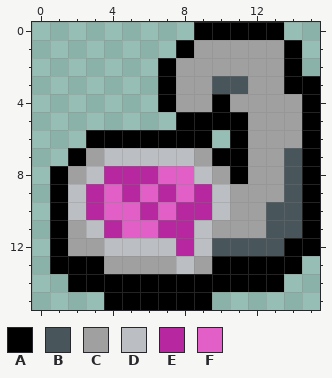
Pixel-art sprite -- Sprites/Icons/Muscle Memory Icon.png. Above is the file before it was changed.
The file is 16x16 pixels.
Palette (. is transparent): A #000000  B #48555b  C #a0a0a0  D #bbbec3  E #b7279f  F #e25fc8
Pixels before, first column x 1:
 0 ........AAAAA..
 1 .......ACCCCCA.
 2 ......ACCCCCCA.
 3 ......ACCBBCCAA
 4 ......ACCACCCCA
 5 .......AAAACCCA
 6 ..AAAAAAA.ACCCA
 7 .ACDDDDDCAACCBA
 8 ACDEEEFFDCACCBA
 9 ADEFEFEFEDCCCBA
10 ADEFFEFEEDCCBBA
11 ACDEFFEEDCCCBBA
12 ACCDDDDEDBBBBAA
13 AAACCCCDCAAAAA.
14 .AAAAAAAAAAAA..
15 ...AAAAAA......
The same view after the edit:
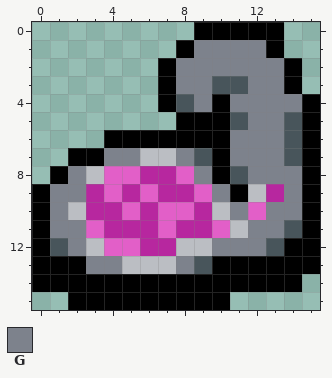
Colours new in this view: G #7d828c
What changed:
Colour A now appears in row 6 at x 10; in rows 9 to 12 at x 0; in row 13 at x 0 and 15; in row 14 at x 0 to 1 and 14; in row 15 at x 2 to 3 and 10.
The author changed colour C to colour A in row 1 at x 13; in row 7 at x 3; in row 8 at x 10; in row 9 at x 11.
The author changed colour A to colour B in row 5 at x 11; in row 8 at x 11; in row 12 at x 1.
The author changed colour C to colour B in row 4 at x 8; in rows 5 to 6 at x 14; in row 7 at x 9; in row 13 at x 9.
The author changed colour C to colour D in row 9 at x 12; in row 11 at x 11; in row 12 at x 3; in row 13 at x 5 to 7.
The author changed colour E to colour D in row 12 at x 8.
The author changed colour C to colour E in row 9 at x 13.
The author changed colour D to colour E in row 11 at x 9; in row 12 at x 6 to 7.
The author changed colour F to colour E in row 8 at x 7; in row 9 at x 8; in row 10 at x 4; in row 11 at x 5 to 6.
The author changed colour C to colour F in row 10 at x 12; in row 11 at x 10.
The author changed colour D to colour F in row 11 at x 3; in row 12 at x 4 to 5.
The author changed colour E to colour F in row 8 at x 4 to 5; in row 9 at x 9; in row 10 at x 8; in row 11 at x 7.
The author changed colour A to colour G in rows 6 to 7 at x 11; in rows 9 to 11 at x 1; in row 13 at x 3.
The author changed colour B to colour G in rows 8 to 9 at x 14; in row 10 at x 13 to 14; in row 11 at x 13; in row 12 at x 10 to 12.
The author changed colour C to colour G in row 1 at x 9 to 12; in row 2 at x 8 to 13; in row 3 at x 8 to 9 and 12 to 13; in row 4 at x 9 and 11 to 14; in rows 5 to 7 at x 12 to 13; in row 8 at x 2 and 12 to 13.
The author changed colour C to colour G in row 10 at x 11; in row 11 at x 2 and 12; in row 12 at x 2; in row 13 at x 4.
The author changed colour D to colour G in row 7 at x 4 to 5 and 8; in row 8 at x 9; in row 9 at x 2 and 10; in row 13 at x 8.
The edit erases colour A in row 1 at x 14; in row 3 at x 15; in row 6 at x 3.
